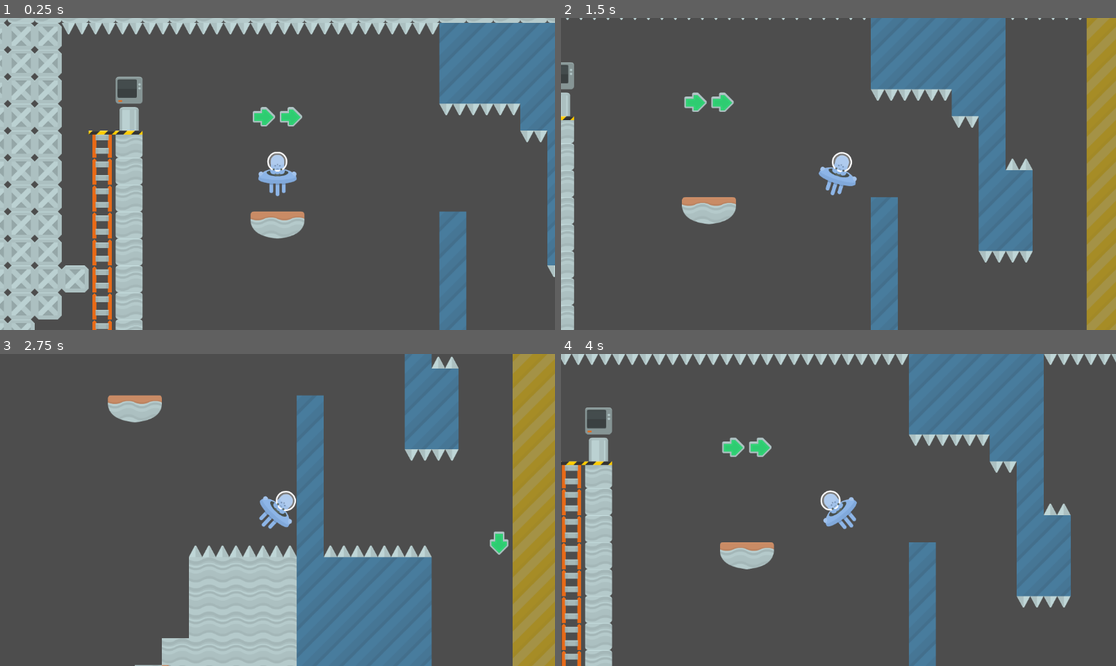
Above: before the commit, frames 1-4 (two rows, left to right).
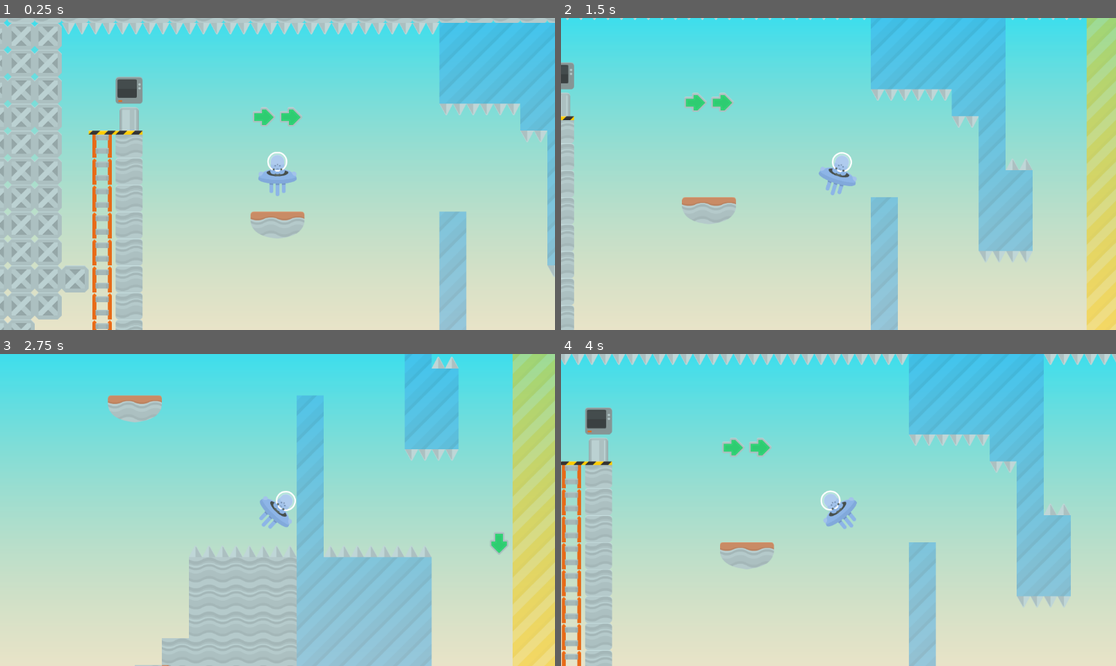
Above: after the commit, the same moments.

Repository: AngeloSouza1/proj-godot
Game: Godot game, scene res://world.tscn
The game is run twice, just before and just after one commit, with the same random seed, the same clock (stepped at 60 frames per second) and the same inputs.
Inputs:
- Up to frame 1 (0.25 s): no input
- Up to frame 2 (1.5 s): tap Enter at 0.5 s; hold Right (ui_right) 0.53-1.28 s; hold Down (ui_down) from 1.28 s (still down)
- Up to frame 3 (2.75 s): release Down (ui_down) at 2.03 s; hold Right (ui_right) from 2.03 s (still down)
- Up to frame 4 (4 s): release Right (ui_right) at 2.78 s; hold Up (ui_up) 2.78-3.53 s; hold Left (ui_left) from 3.53 s (still down)

The runs differ from the first frame. In frame 1, 80% of the frame differs, in the area x 0-100%, y 0-100%; in frame 2, 96%; in frame 3, 91%; in frame 4, 92%.

Commit message:
chore: ajuste fundo 1

Diff:
--- a/Industrial_Plataformer/world.tscn
+++ b/Industrial_Plataformer/world.tscn
@@ -1,14 +1,15 @@
-[gd_scene load_steps=5 format=3 uid="uid://dfoohy8fjhix6"]
+[gd_scene load_steps=6 format=3 uid="uid://dfoohy8fjhix6"]
 
 [ext_resource type="TileSet" uid="uid://bnvt40xu4t3qi" path="res://tileset.tres" id="1_ixadb"]
 [ext_resource type="Script" path="res://scripts/player.gd" id="2_1u7ij"]
 [ext_resource type="Texture2D" uid="uid://boq541svc7a0u" path="res://addons/kenney_alien-ufo-pack/shipBlue_manned.png" id="3_2dp6y"]
+[ext_resource type="Texture2D" uid="uid://b686f0qqrrh41" path="res://addons/PNG/game_background_1/layers/sky.png" id="4_esudb"]
 
 [sub_resource type="CircleShape2D" id="CircleShape2D_p5c82"]
 radius = 50.0
 
 [node name="World" type="Node2D"]
-position = Vector2(697, 1225)
+position = Vector2(19.0001, -3.99988)
 scale = Vector2(0.8, 0.8)
 metadata/_edit_horizontal_guides_ = [15.0, -61.0]
 
@@ -42,3 +43,13 @@
 texture = ExtResource("3_2dp6y")
 
 [node name="Camera2D" type="Camera2D" parent="Player"]
+
+[node name="ParallaxBackground" type="ParallaxBackground" parent="."]
+
+[node name="Sky" type="ParallaxLayer" parent="ParallaxBackground"]
+motion_scale = Vector2(0, 0)
+
+[node name="Sprite" type="Sprite2D" parent="ParallaxBackground/Sky"]
+scale = Vector2(0.8, 0.8)
+texture = ExtResource("4_esudb")
+centered = false
Renamed: Industrial_Plataformer/PNG/game_background_1/game_background_1.png -> Industrial_Plataformer/addons/PNG/game_background_1/game_background_1.png
Not shown, added: Industrial_Plataformer/addons/PNG/game_background_1/game_background_1.png.import
Renamed: Industrial_Plataformer/PNG/game_background_1/layers/clouds_1.png -> Industrial_Plataformer/addons/PNG/game_background_1/layers/clouds_1.png
Not shown, added: Industrial_Plataformer/addons/PNG/game_background_1/layers/clouds_1.png.import
Renamed: Industrial_Plataformer/PNG/game_background_1/layers/clouds_2.png -> Industrial_Plataformer/addons/PNG/game_background_1/layers/clouds_2.png
Not shown, added: Industrial_Plataformer/addons/PNG/game_background_1/layers/clouds_2.png.import
Renamed: Industrial_Plataformer/PNG/game_background_1/layers/clouds_3.png -> Industrial_Plataformer/addons/PNG/game_background_1/layers/clouds_3.png
Not shown, added: Industrial_Plataformer/addons/PNG/game_background_1/layers/clouds_3.png.import
Renamed: Industrial_Plataformer/PNG/game_background_1/layers/clouds_4.png -> Industrial_Plataformer/addons/PNG/game_background_1/layers/clouds_4.png
Not shown, added: Industrial_Plataformer/addons/PNG/game_background_1/layers/clouds_4.png.import
Renamed: Industrial_Plataformer/PNG/game_background_1/layers/rocks_1.png -> Industrial_Plataformer/addons/PNG/game_background_1/layers/rocks_1.png
Not shown, added: Industrial_Plataformer/addons/PNG/game_background_1/layers/rocks_1.png.import
(and 56 more such lines)
